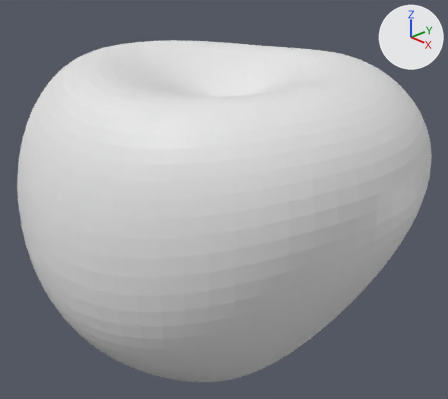
What one commit did to the Blender file apples.blend.
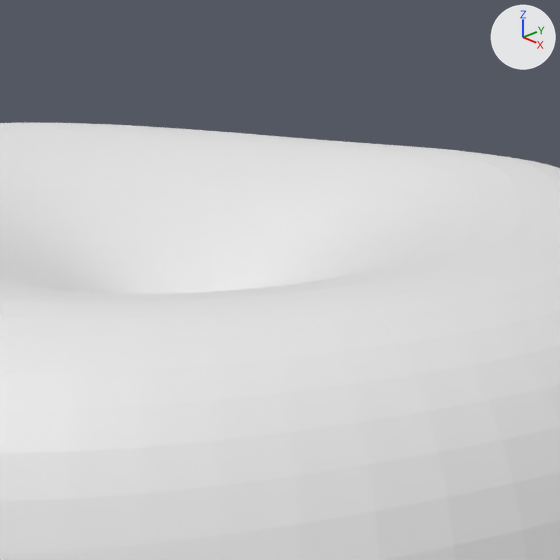
There are two pictures of each version: one whole from a 50 mm lens placed at (2.019, -1.876, 1.131), pointed at (0.053, -0.008, -0.06), one close up on the part from 37% to 78% of the width and 0% to 46% of the height. Arrows for +X, +Y and +Z are at upper right; the lights stay in place.

Objects in the first close-up: 'apple'.
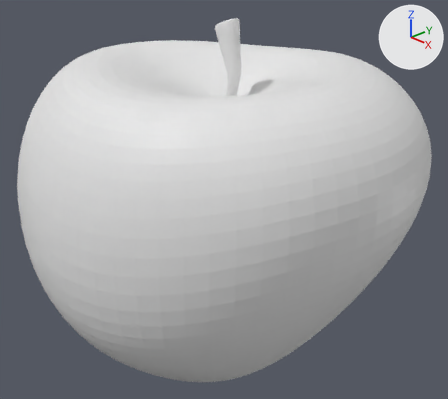
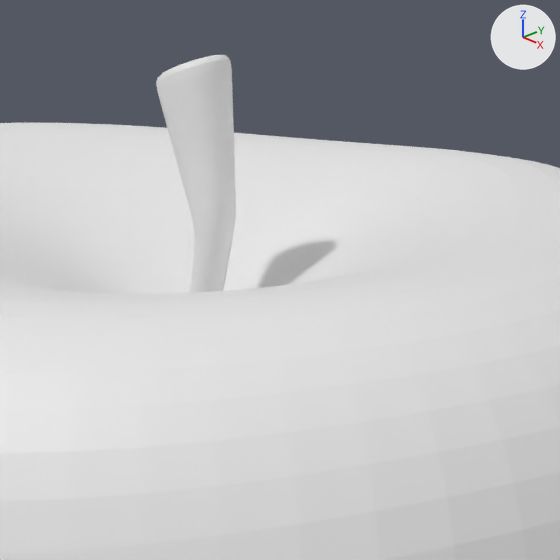
Boxes (x1, y1, x2, y2) around the edits, measured in the close-ups (560 x 560 px):
'stem', shown
    after: (156, 55, 236, 293)

What changed in the scene script:
```text
Change ob_stem:
    remove ob_stem.hide_set(True)
```
